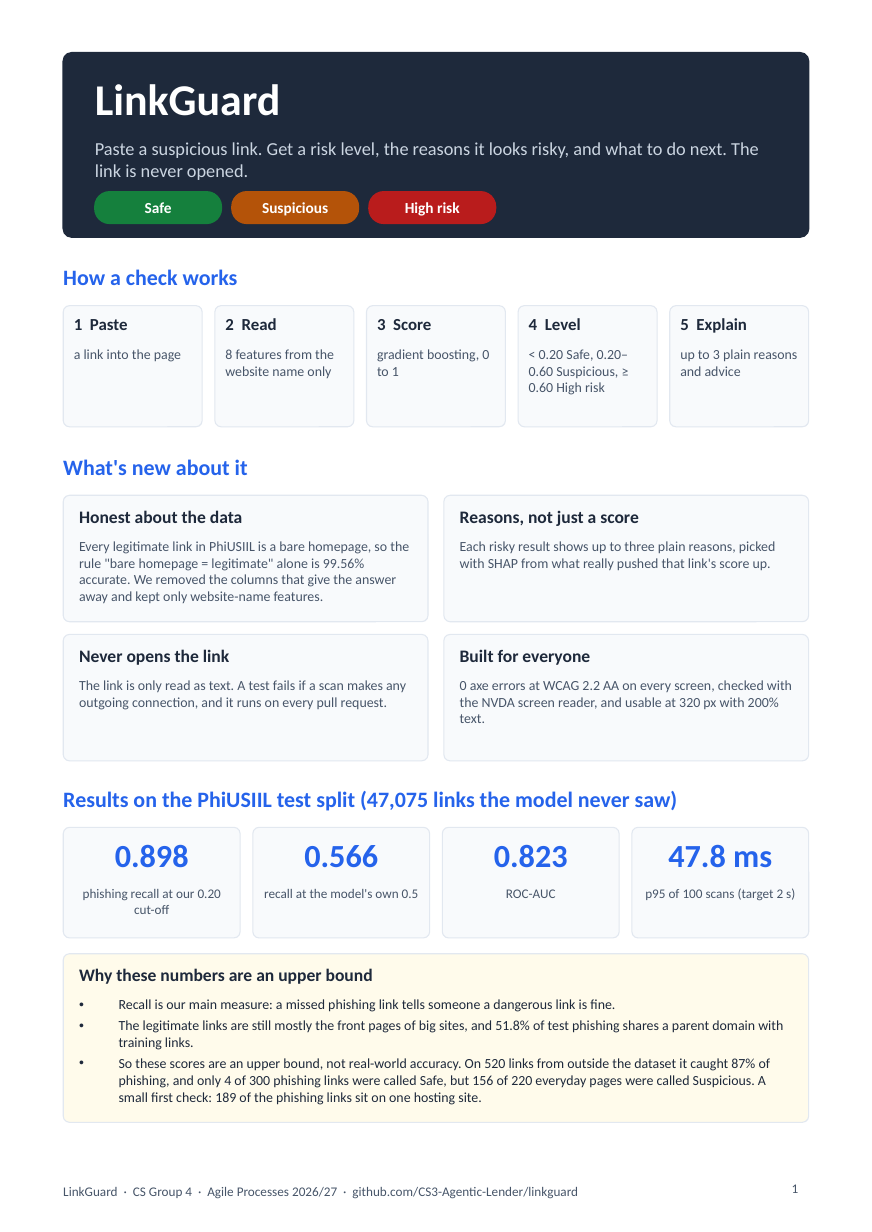
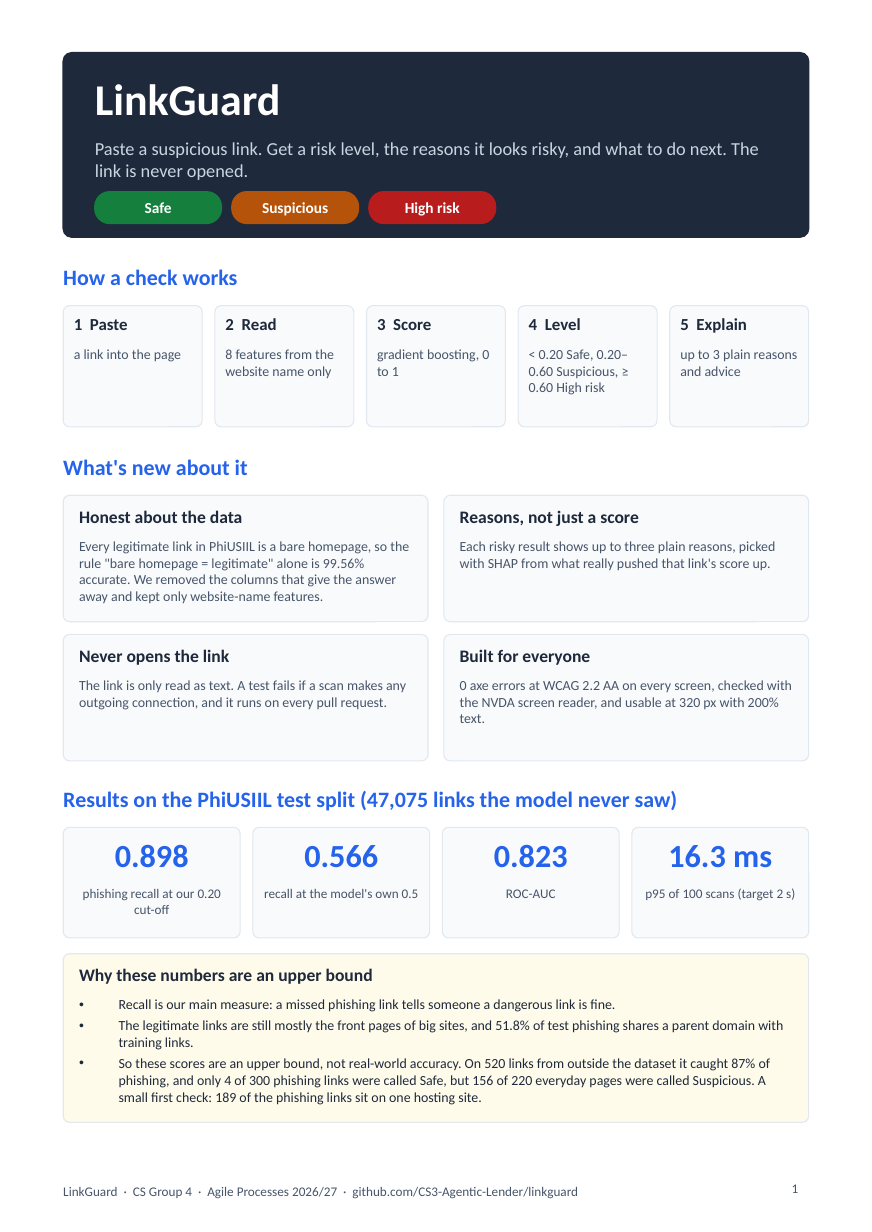
Before and after one commit to CS3-Agentic-Lender/linkguard, a slide deck: slide 1 of docs/presentation/LinkGuard-handout.pptx. Drawn at 872x1232 pixels with LibreOffice and Linux fonts; fonts in the diff are those of the drawing. Boxes give left, top, right and bottom in pixels: in the first picture for what was removed or moved away, otherwise in the second. Text is boxed around its words. In the diff, an @@ line names an element or a change of style, - is before the commit and + after.

```diff
--- a/docs/presentation/LinkGuard-handout.pptx
+++ b/docs/presentation/LinkGuard-handout.pptx
@@ text at (668, 845, 772, 868): text changed @@
-47.8 ms
+16.3 ms
```
Also in this commit, not shown: 1 other slide changed, 1 other file.
